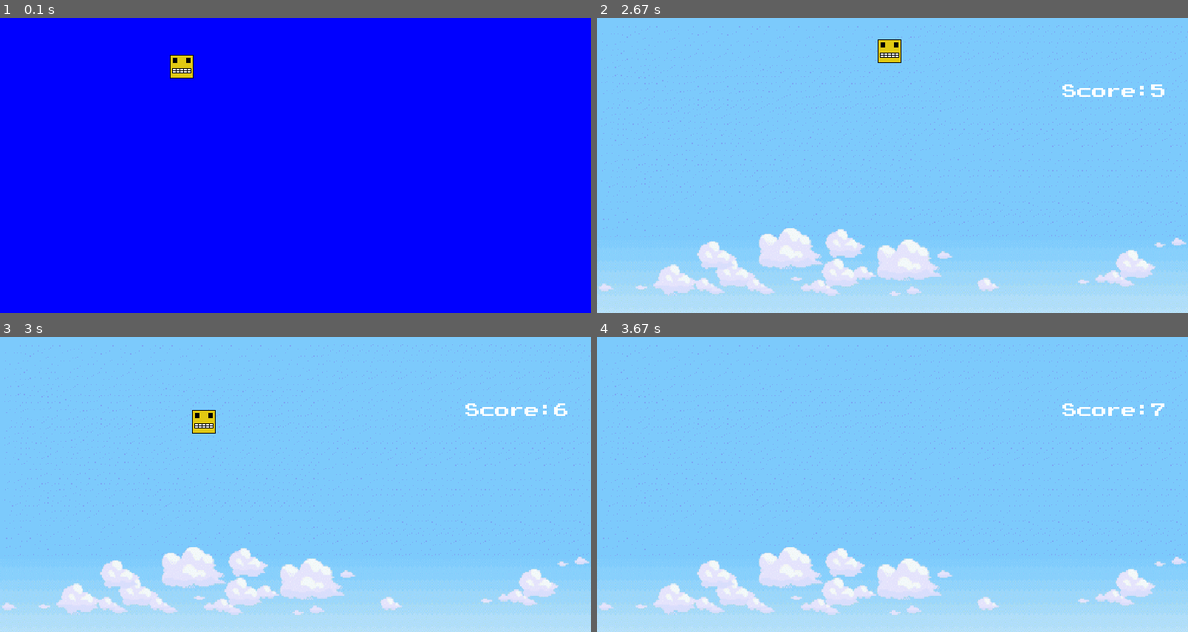
Above: before the commit, frames 1-4 (two rows, left to right).
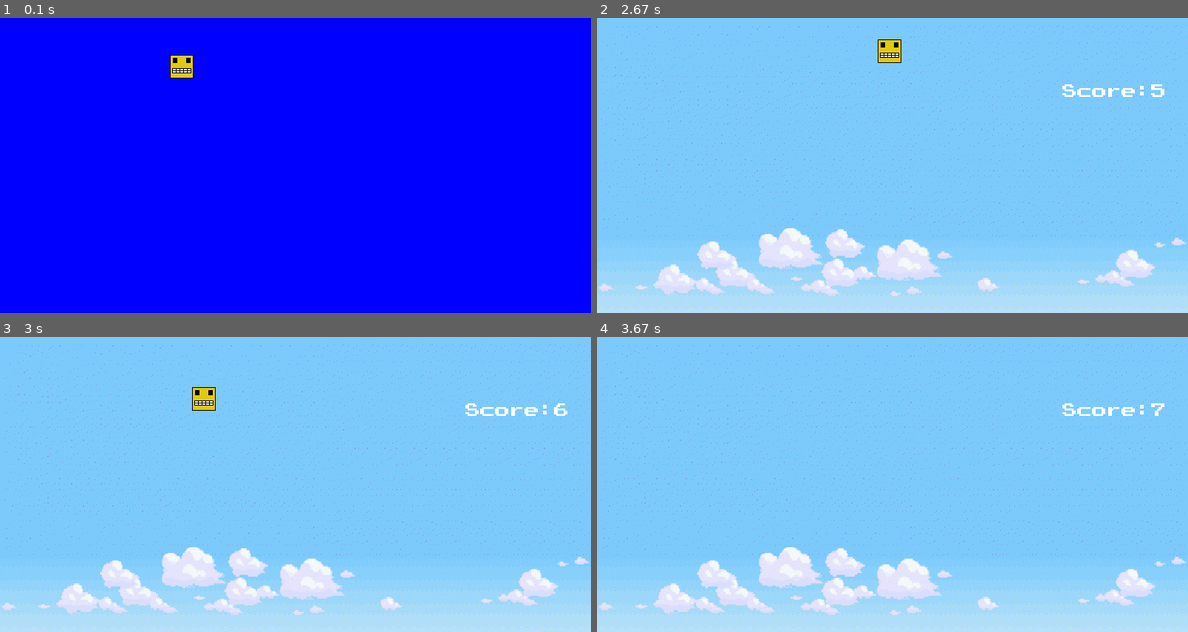
Above: after the commit, the same moments.

Repository: i-kratko/pygame-tues-fest
Game: pygame game, started from Code/main.py
Two runs of this game, one before a commit and one after it. Both use one fixed random seed, a clock stepped at 60 frames per second and the inputs below.
Inputs (mouse positions are in pixels of both pictures, inside the frame that each line leads up to):
- Up to frame 1 (0.1 s): no input
- Up to frame 2 (2.67 s): click (780, 65) at 0.38 s; tap Space at 0.67, 1.07, 1.37, 1.57, 1.9, 2.2, 2.4 s; hold D 1-1.47 s; hold W 1.5-1.8 s; hold D 1.83-2.3 s; hold A from 2.33 s (still down)
- Up to frame 3 (3 s): tap Space at 2.7, 2.97 s; release A at 2.87 s; hold S from 2.9 s (still down)
- Up to frame 4 (3.67 s): release S at 3.2 s; hold A 3.23-3.63 s; tap Space at 3.3, 3.6 s

Frames 1-2 are identical in both runs. In frame 3, 0.6% of the frame differs, in the area x 32-37%, y 17-33%; in frame 4, nothing differs.

Commit message:
Jump timer

Diff:
--- a/Code/main.py
+++ b/Code/main.py
@@ -70,6 +70,8 @@
     def game(self):
         gameOver = False
 
+        jumpingTimer = 120
+
         background = pygame.image.load(const.gameBackgroundPath)
         bgScaled = pygame.transform.scale(background, (800, 600))
 
@@ -124,10 +126,15 @@
                     if event.key == pygame.K_w:
                         player.upPressed = False
                     if event.key == pygame.K_SPACE and const.isJumped == False:
+                        jumpingTimer -= 1
                         const.playerMovement = 0
                         const.playerMovement -= 30
                         const.isJumped = True
 
+            if const.isJumped:
+                jumpingTimer -= 1
+                if jumpingTimer == 0:
+                    const.isJumped = False
 
             player.update()
             const.playerMovement += const.gravity
